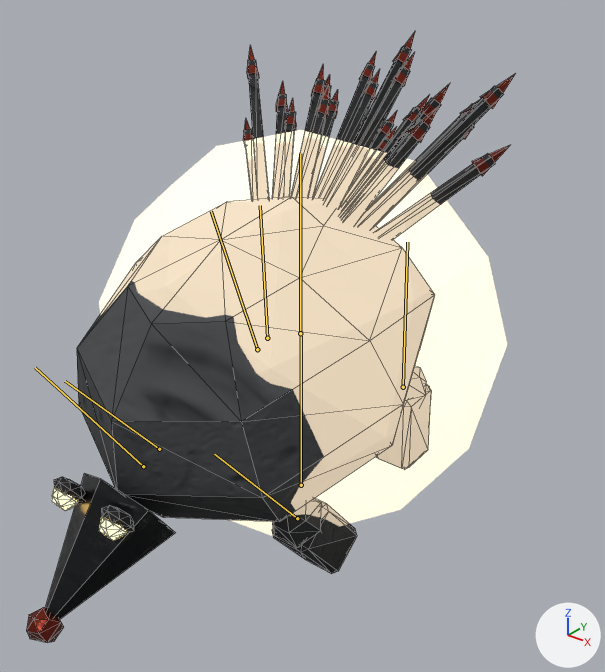
The glTF model public/creatures/rebarb.glb: old version first, new version second.
One viewpoint serves both versions: a camera (50 mm lens) standing at (0.902, -1.123, 1.042) and looking at (0.015, -0.014, 0.355). The axes (+X, +Y, +Z) are drawn at lower right. The lights are the same throughout. The first picture is the older version. Both versions are drawn at frame 4 of the action 'attack'; the numbers are the values there. The bones that bend it are drawn over the model as lines. Mesh edges are drawn as thin lines.

Names of what the first picture shows: 'rebarb_body', 'rebarb_glow0'.
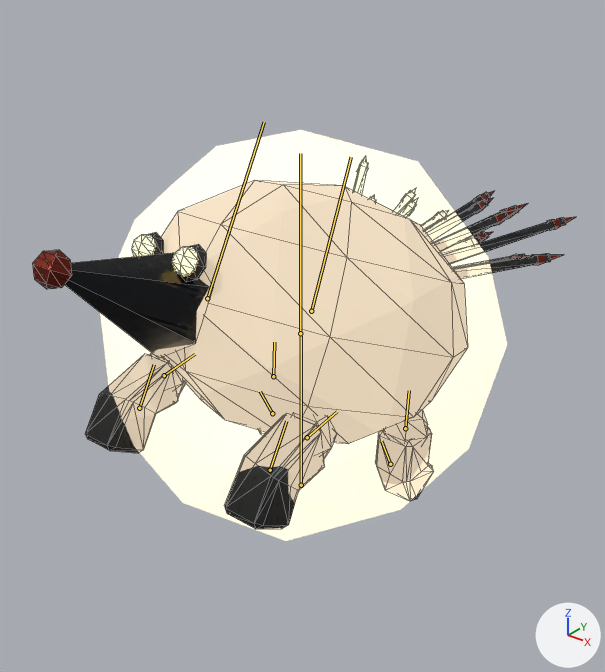
Edits to the scene script, one JSON object a line:
```json
{"block": "bone_body", "where": "bone_body = bpy.data.objects['Armature'].pose.bones['body']  # child of 'root'"}
{"op": "set", "path": "bone_body.location", "old": "(0.0, 0.021, 0.123)", "new": "(0.0, 0.041, -0.033)"}
{"op": "set", "path": "bone_body.rotation_quaternion", "old": "(0.985, 0.17, 0.0, 0.0)", "new": "(0.979, -0.202, 0.0, 0.0)", "note": "degrees (20, 0, 0) -> degrees (-23, 0, 0)"}
{"block": "bone_head", "where": "bone_head = bpy.data.objects['Armature'].pose.bones['head']  # child of 'body'"}
{"op": "set", "path": "bone_head.rotation_quaternion", "old": "(0.993, 0.122, 0.0, 0.0)", "new": "(0.994, -0.054, -0.09, 0.005)", "note": "degrees (14, 0, 0) -> degrees (-6, -10, 1)"}
{"block": "bone_leg_fl", "where": "bone_leg_fl = bpy.data.objects['Armature'].pose.bones['leg_FL']  # child of 'body'"}
{"op": "set", "path": "bone_leg_fl.rotation_quaternion", "old": "(0.985, 0.17, 0.0, 0.0)", "new": "(0.873, -0.487, 0.0, 0.0)", "note": "degrees (20, 0, 0) -> degrees (-58, 0, 0)"}
{"block": "bone_leg_bl", "where": "bone_leg_bl = bpy.data.objects['Armature'].pose.bones['leg_BL']  # child of 'body'"}
{"op": "set", "path": "bone_leg_bl.rotation_quaternion", "old": "(0.989, -0.146, 0.0, 0.0)", "new": "(0.986, 0.169, 0.0, 0.0)", "note": "degrees (-17, 0, 0) -> degrees (19, 0, 0)"}
{"block": "bone_leg_fr", "where": "bone_leg_fr = bpy.data.objects['Armature'].pose.bones['leg_FR']  # child of 'body'"}
{"op": "set", "path": "bone_leg_fr.rotation_quaternion", "old": "(0.985, 0.17, 0.0, 0.0)", "new": "(0.873, -0.487, 0.0, 0.0)", "note": "degrees (20, 0, 0) -> degrees (-58, 0, 0)"}
{"block": "bone_leg_br", "where": "bone_leg_br = bpy.data.objects['Armature'].pose.bones['leg_BR']  # child of 'body'"}
{"op": "set", "path": "bone_leg_br.rotation_quaternion", "old": "(0.989, -0.146, 0.0, 0.0)", "new": "(0.986, 0.169, 0.0, 0.0)", "note": "degrees (-17, 0, 0) -> degrees (19, 0, 0)"}
```

What differs and where, as boxes (x1, y1, x2, y2) in the pictures (605 x 672 px):
```json
{"object": "rebarb_body", "change": "posed", "before": [26, 32, 515, 642], "after": [32, 156, 576, 529], "on screen": "11% wider, 39% shorter"}
{"object": "rebarb_glow0", "change": "posed", "before": [52, 488, 127, 541], "after": [131, 235, 198, 276]}
{"bone": "body", "before": "(257, 349) to (211, 211)", "after": "(311, 311) to (351, 157)"}
{"bone": "head", "before": "(143, 466) to (35, 367)", "after": "(207, 298) to (264, 122)"}
{"bone": "leg_FL", "before": "(297, 518) to (214, 454)", "after": "(307, 437) to (337, 411)"}
{"bone": "leg_BL", "before": "(403, 387) to (407, 242)", "after": "(405, 428) to (409, 390)"}
{"bone": "leg_FR", "before": "(159, 449) to (65, 381)", "after": "(164, 375) to (195, 354)"}
{"bone": "leg_BR", "before": "(267, 338) to (260, 205)", "after": "(273, 376) to (274, 342)"}
```
